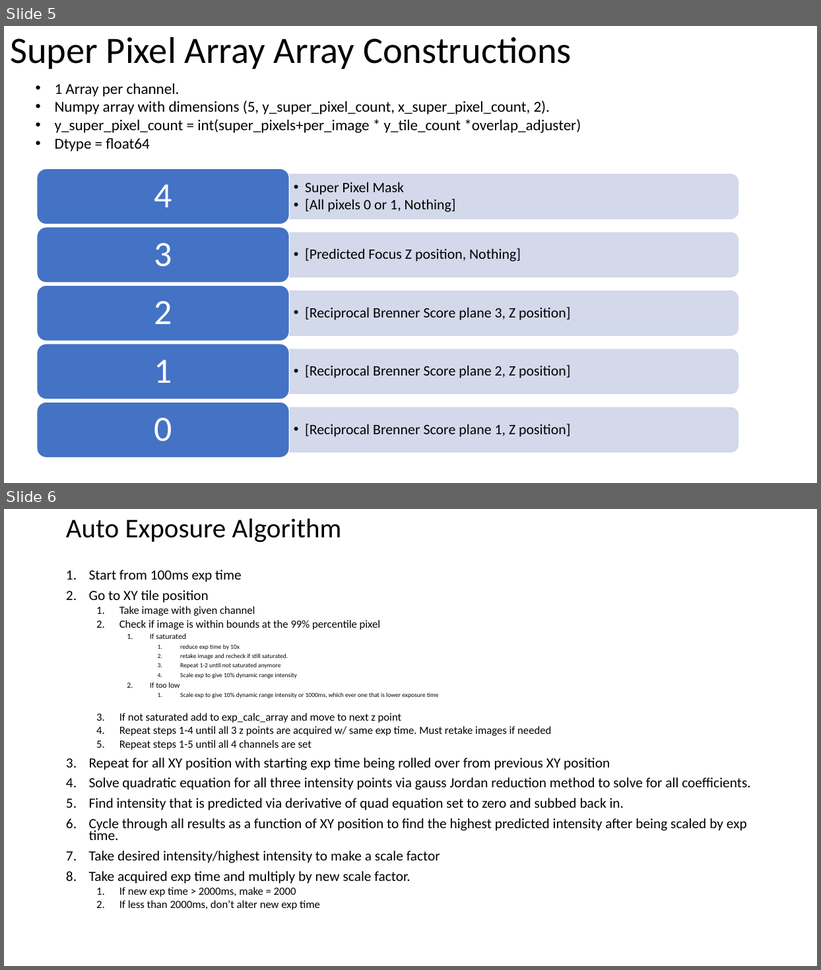
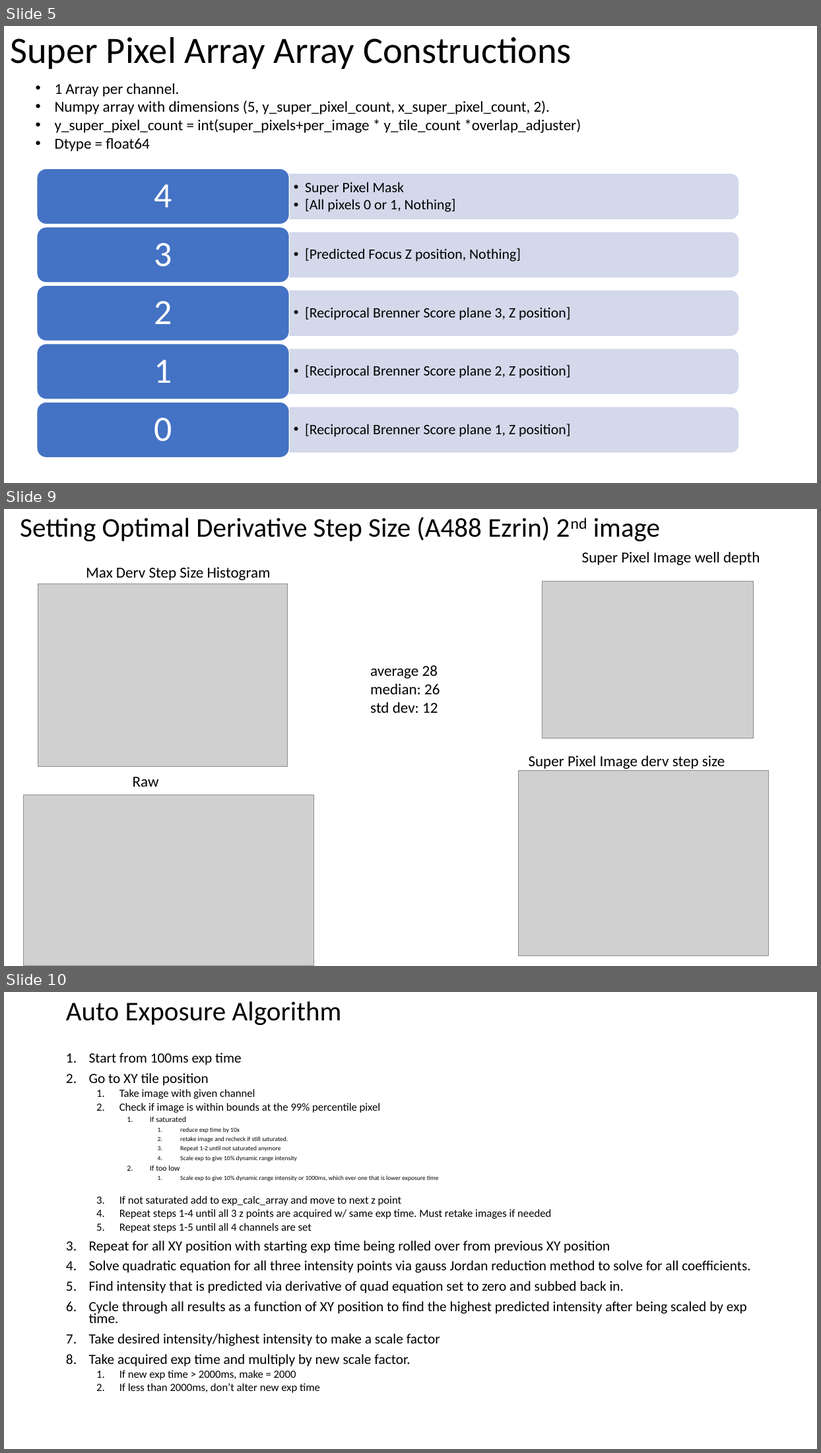
Before and after one commit to mdanderson03/SpectrePlex, a slide deck: Presentation/Auto Focus Network.pptx. Shown one above the other, each under a label of ours: slides 5 and 6 before the commit, slides 5, 9 and 10 after it; the slides between them are not shown. The pictures are 821x970 and 821x1453 pixels, drawn with LibreOffice and Linux fonts; fonts in the diff are those of the drawing; grey boxes stand for pictures. Boxes give left, top, right and bottom in pixels: in the first picture for what was removed or moved away, otherwise in the second. Text is boxed around its words. In the diff, an @@ line names an element or a change of style, - is before the commit and + after.

```diff
--- a/Presentation/Auto Focus Network.pptx
+++ b/Presentation/Auto Focus Network.pptx
@@ slide 9 added at bbox=[4, 509, 817, 966], background #FFFFFF @@
@@ title added at bbox=[20, 517, 660, 541], 32 pt, text #000000 @@
+Setting Optimal Derivative Step Size (A488 Ezrin) 2nd image
@@ text added at bbox=[86, 567, 271, 580], 18 pt, text #000000 @@
+Max Derv Step Size Histogram
@@ text added at bbox=[582, 552, 760, 565], 18 pt, text #000000 @@
+Super Pixel Image well depth
@@ picture added at bbox=[38, 584, 288, 767] @@
@@ picture added at bbox=[542, 582, 754, 739] @@
@@ text added at bbox=[370, 665, 440, 713], 18 pt, text #000000 @@
+average 28
+median: 26
+std dev: 12
@@ text added at bbox=[529, 756, 725, 771], 18 pt, text #000000 @@
+Super Pixel Image derv step size
@@ text added at bbox=[133, 777, 159, 787], 18 pt, text #000000 @@
+Raw
@@ picture added at bbox=[518, 771, 769, 956] @@
@@ picture added at bbox=[24, 795, 314, 966] @@
@@ what was slide 6 is now slide 10 @@
```
Also in this commit, not shown: 3 other slides added, 3 other files.
